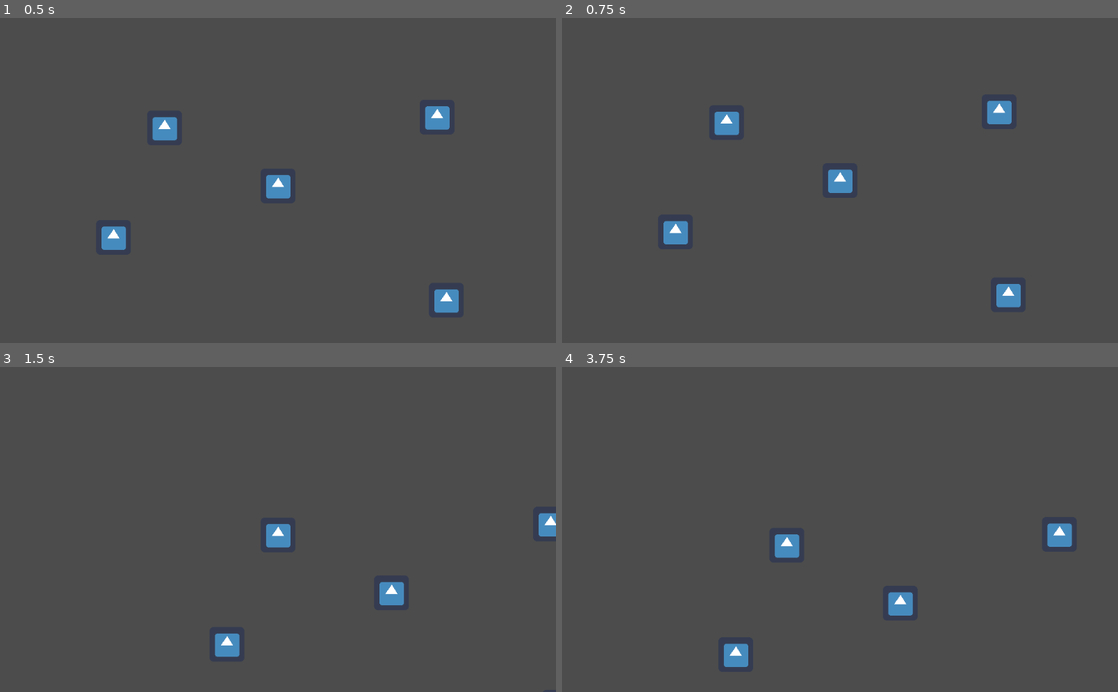
Above: before the commit, frames 1-4 (two rows, left to right).
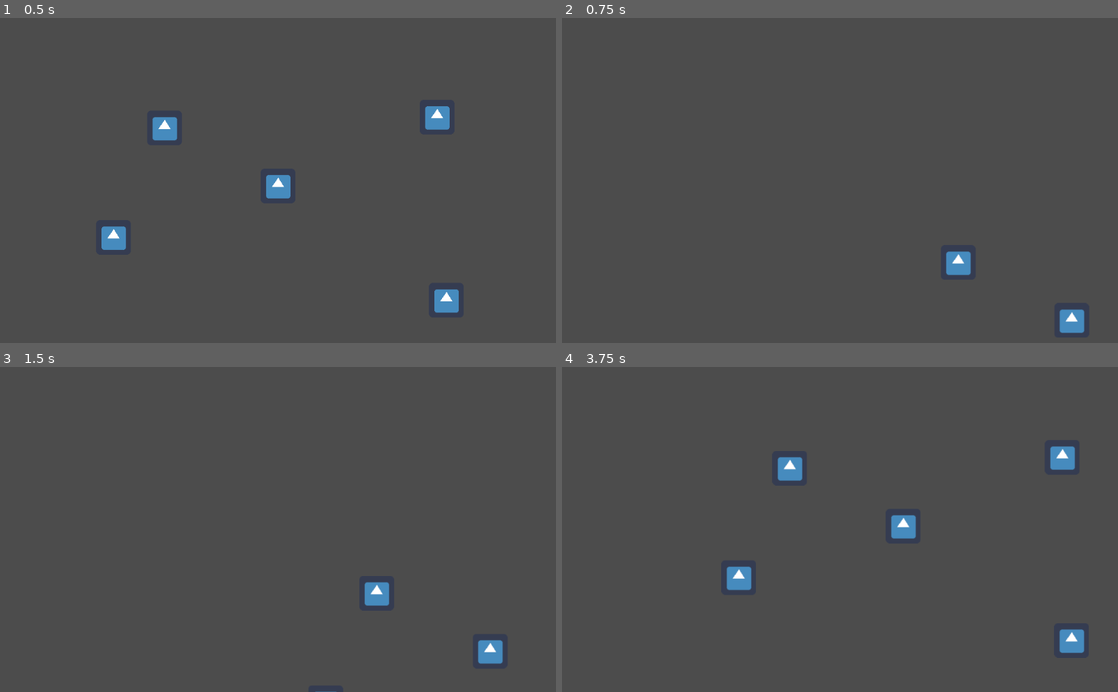
Above: after the commit, the same moments.

Repository: Aki78/GameClubMetropolia
Game: Godot game, scene res://Exercise13.tscn
Same seed, same stepped clock (60 frames per second), same inputs: the game is played once before the commit and once after it. This scene is started directly instead of the project's main scene. The engine's default icon, where the game draws it, is replaced by a stand-in: a white triangle on a blue panel in a dark square.
Inputs (mouse positions are in pixels of both pictures, inside the frame that each line leads up to; where the layout moved, square brackets give the same spot in the first picture):
- Up to frame 1 (0.5 s): no input
- Up to frame 2 (0.75 s): click (840, 187) at 0.5 s
- Up to frame 3 (1.5 s): click (394, 610) [166, 471] at 1.25 s
- Up to frame 4 (3.75 s): click (789, 643) at 2.02 s; click (1056, 536) at 2.77 s; click (778, 461) at 3.52 s

Frame 1 is identical in both runs. In frame 2, 2.3% of the frame differs, in the area x 18-94%, y 25-98%; in frame 3, 1.6%; in frame 4, 2.9%, in the area x 29-94%, y 24-93%.

Commit message:
ex 13 dragging works but with some jump before, to fix

Diff:
--- a/exercises/Camera2D.gd
+++ b/exercises/Camera2D.gd
@@ -9,13 +9,14 @@
 
 var flag = false
 var mousepos
-var difference
+var mouseposOld = Vector2(0,0)
 
 func _process(delta: float) -> void:
 	zoom = lerp(zoom, des_zoom, lerp_speed)
 	if flag == true:
 		mousepos = get_viewport().get_mouse_position()
-		position = mousepos
+		position += 50*delta*(-mousepos + mouseposOld)
+		mouseposOld = mousepos
 
 
 func _input(event: InputEvent) -> void:
